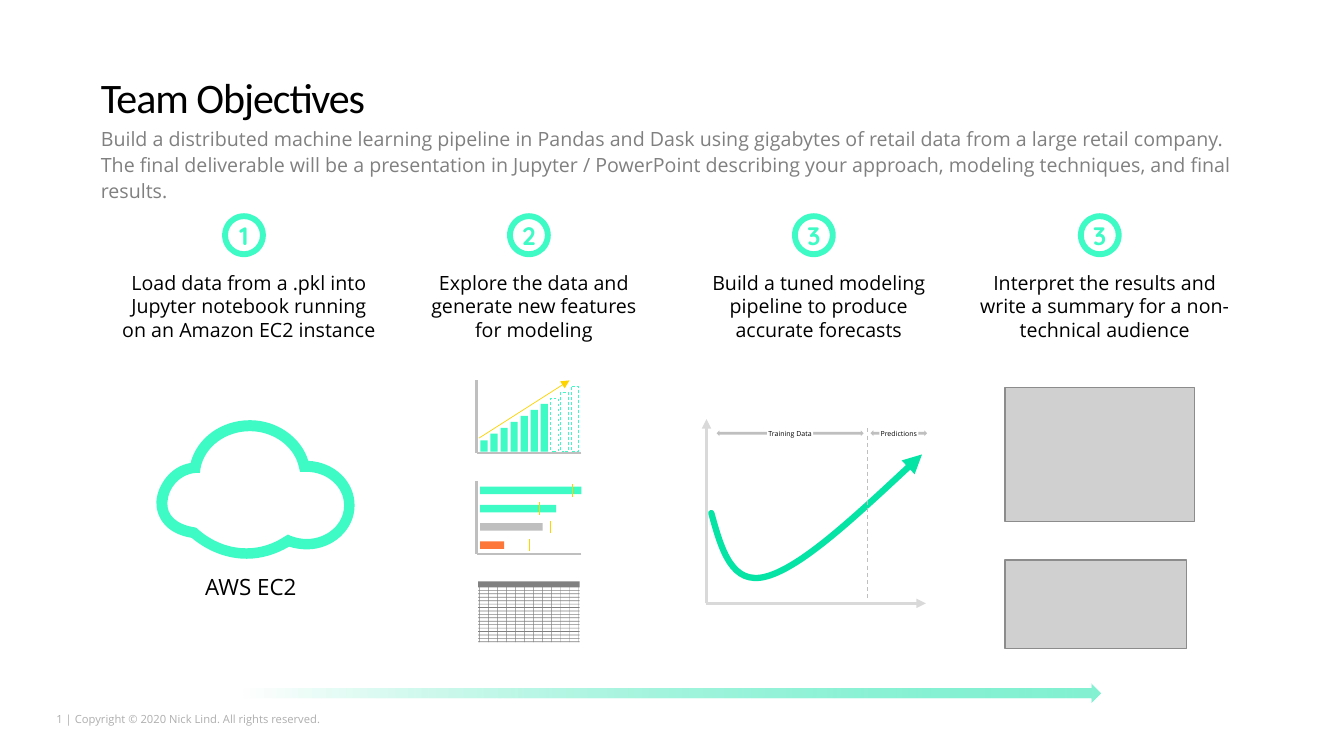
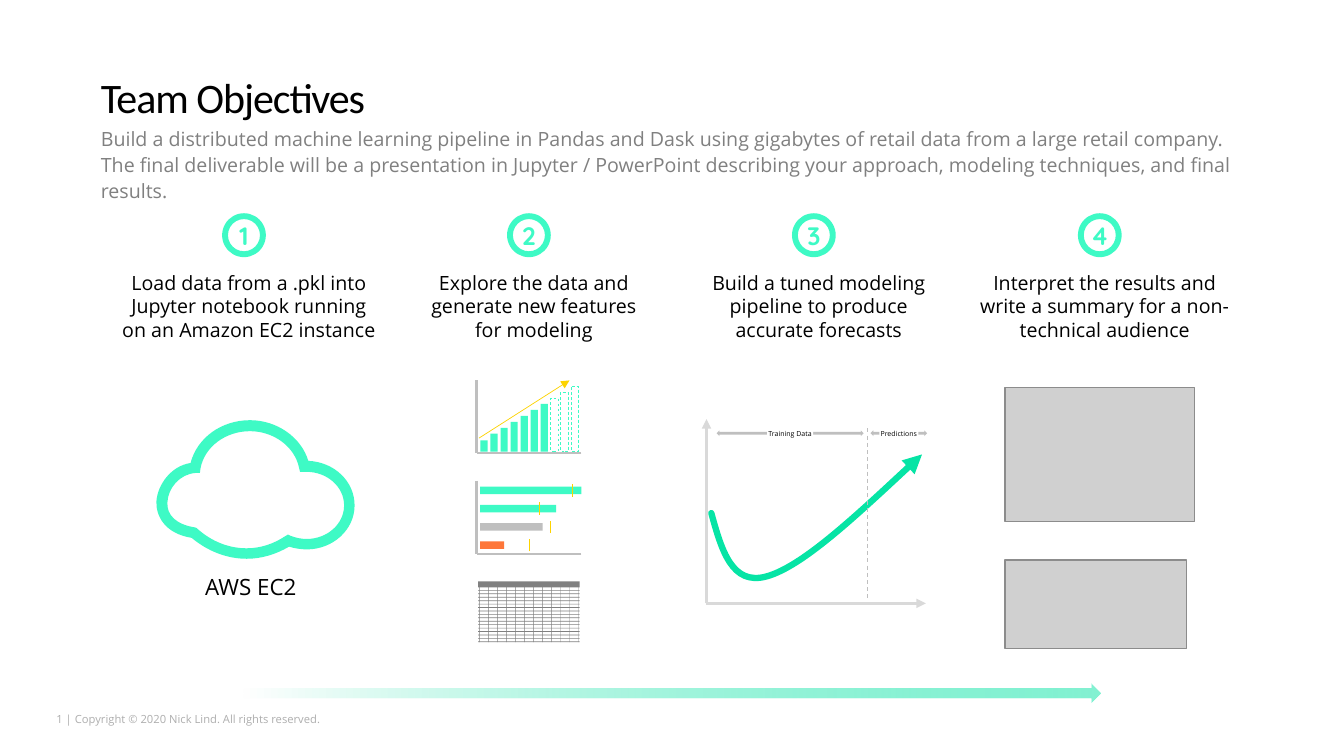
Before and after one commit to meganjacob/Codelabs-Internship, a slide deck: slide 1 of resources/CodeLab Retail ML Overview.pptx. Drawn at 1344x756 pixels with LibreOffice and Linux fonts; fonts in the diff are those of the drawing; grey boxes stand for pictures; background and template pictures are left out. Boxes give left, top, right and bottom in pixels: in the first picture for what was removed or moved away, otherwise in the second. Text is boxed around its words. In the diff, an @@ line names an element or a change of style, - is before the commit and + after.

```diff
--- a/resources/CodeLab Retail ML Overview.pptx
+++ b/resources/CodeLab Retail ML Overview.pptx
@@ text in donut at (1091, 218, 1109, 251): text changed @@
-3
+4
```
Also in this commit, not shown: 1 other slide changed, 1 other file.
